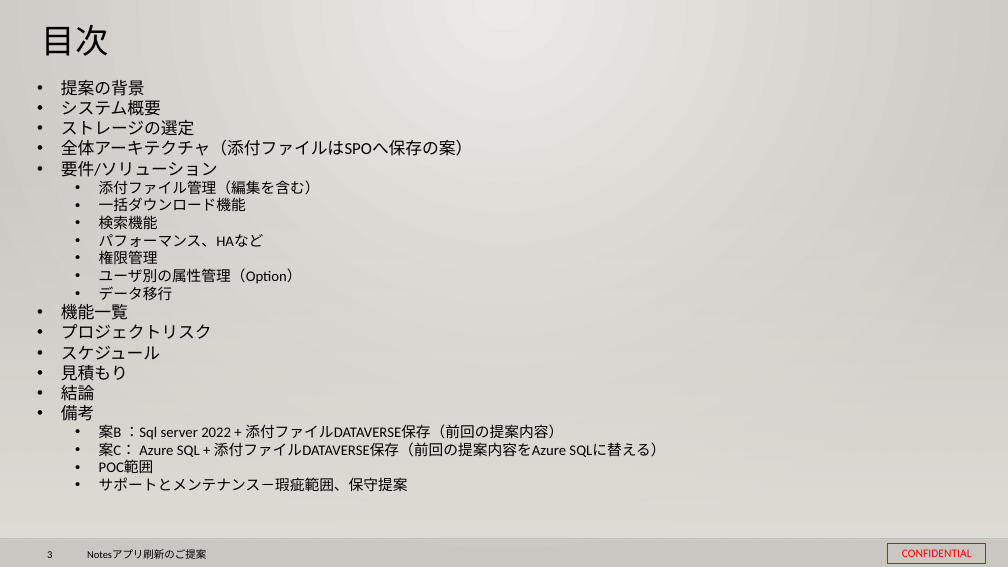
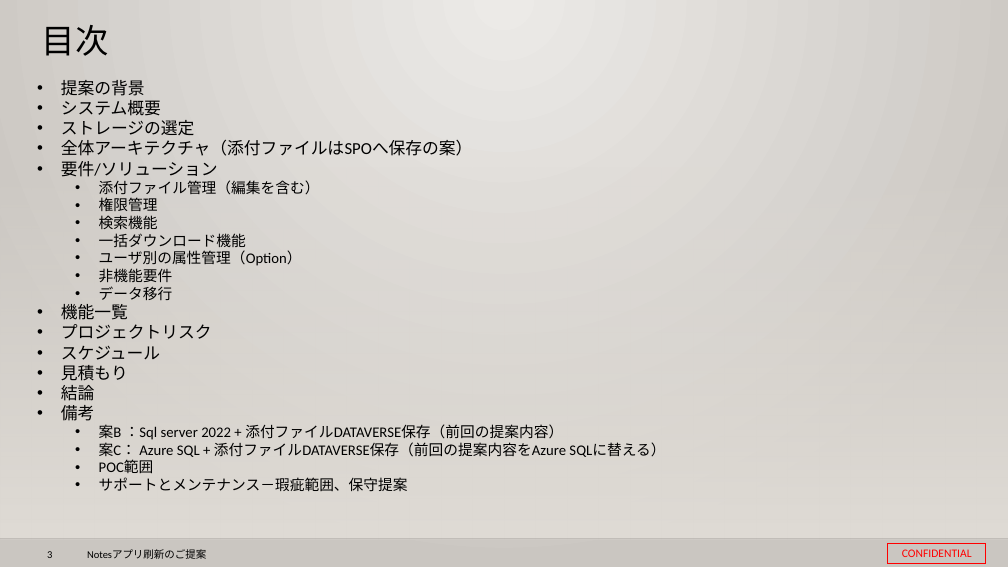
Before and after one commit to 0494938/Notes--CMS-Online, a slide deck: slide 3 of Notesアプリ刷新プロジェクト提案見積もり.pptx. Drawn at 1008x567 pixels with LibreOffice and Linux fonts; fonts in the diff are those of the drawing; background and template pictures are left out. Boxes give left, top, right and bottom in pixels: in the first picture for what was removed or moved away, otherwise in the second. Text is boxed around its words. In the diff, an @@ line names an element or a change of style, - is before the commit and + after.

```diff
--- a/Notesアプリ刷新プロジェクト提案見積もり.pptx
+++ b/Notesアプリ刷新プロジェクト提案見積もり.pptx
@@ text at (x1=99, y1=197, x2=158, y2=229): paragraphs added @@
+  • 権限管理
+  • 検索機能
@@ text at (x1=99, y1=215, x2=264, y2=264): paragraphs removed @@
-  • 検索機能
-  • パフォーマンス、HAなど
-  • 権限管理
@@ text at (x1=99, y1=268, x2=173, y2=282): paragraph added @@
+  • 非機能要件
```
Also in this commit, not shown: 1 other slide changed, 2 other files.
